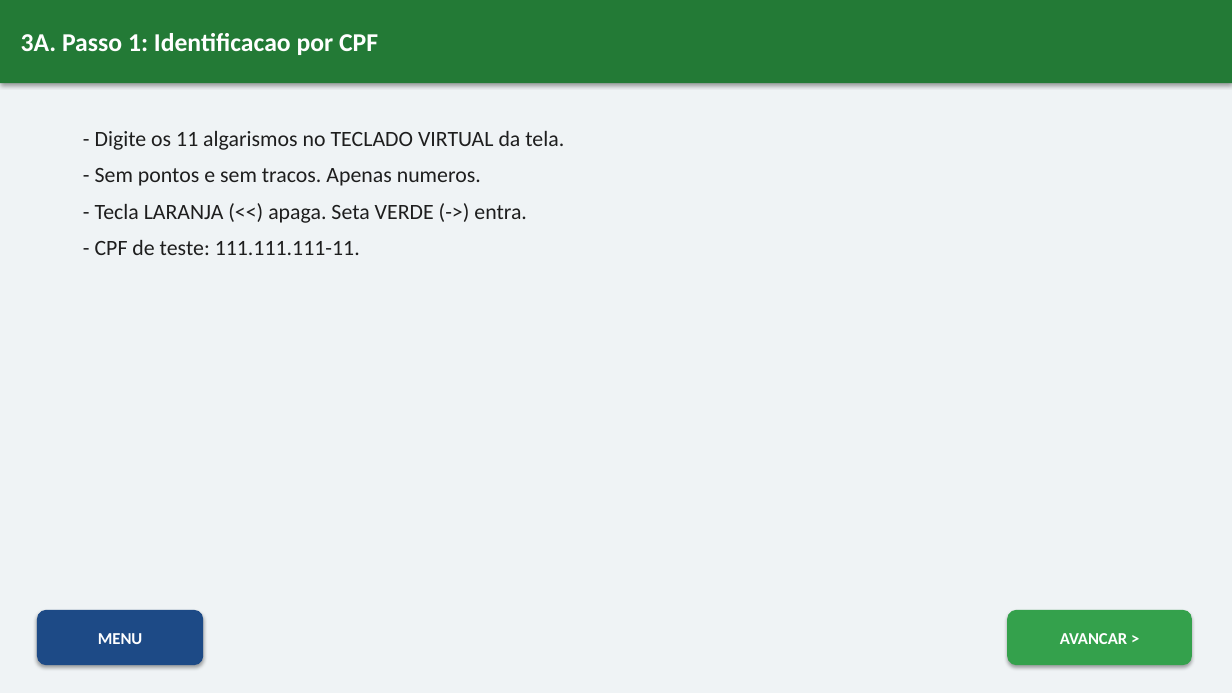
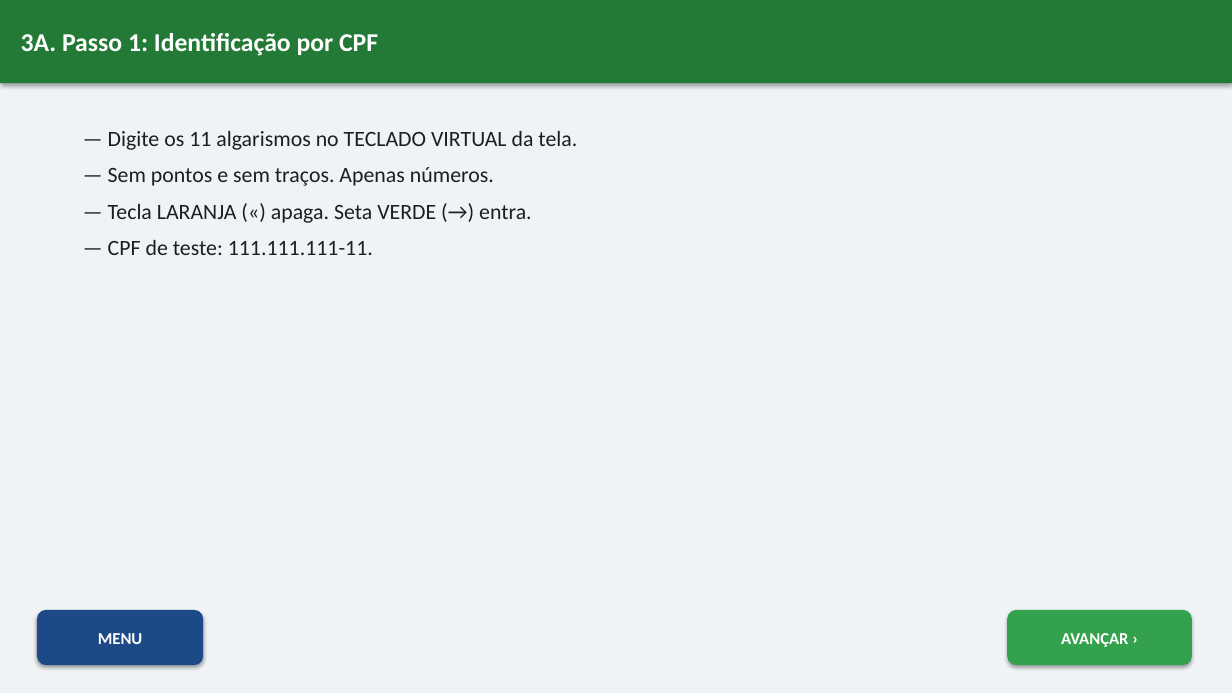
Before and after one commit to Geovane-Maia/Auto-Escola, a slide deck: slide 5 of Apresentacao-Interativa-ABCDETRAN.pptx. Drawn at 1232x693 pixels with LibreOffice and Linux fonts; fonts in the diff are those of the drawing. Boxes give left, top, right and bottom in pixels: in the first picture for what was removed or moved away, otherwise in the second. Text is boxed around its words. In the diff, an @@ line names an element or a change of style, - is before the commit and + after.

```diff
--- a/Apresentacao-Interativa-ABCDETRAN.pptx
+++ b/Apresentacao-Interativa-ABCDETRAN.pptx
@@ text in rectangle at [21,33,378,56]: text changed @@
-3A. Passo 1: Identificacao por CPF
+3A. Passo 1: Identificação por CPF
@@ text at [108,131,577,255]: text changed @@
-- Digite os 11 algarismos no TECLADO VIRTUAL da tela.
-- Sem pontos e sem tracos. Apenas numeros.
-- Tecla LARANJA (<<) apaga. Seta VERDE (->) entra.
-- CPF de teste: 111.111.111-11.
+— Digite os 11 algarismos no TECLADO VIRTUAL da tela.
+— Sem pontos e sem traços. Apenas números.
+— Tecla LARANJA («) apaga. Seta VERDE (→) entra.
+— CPF de teste: 111.111.111-11.
@@ text in rounded rectangle at [1061,633,1128,647]: text changed @@
-AVANCAR >
+AVANÇAR ›
```
Also in this commit, not shown: 15 other slides changed, 1 other file.
